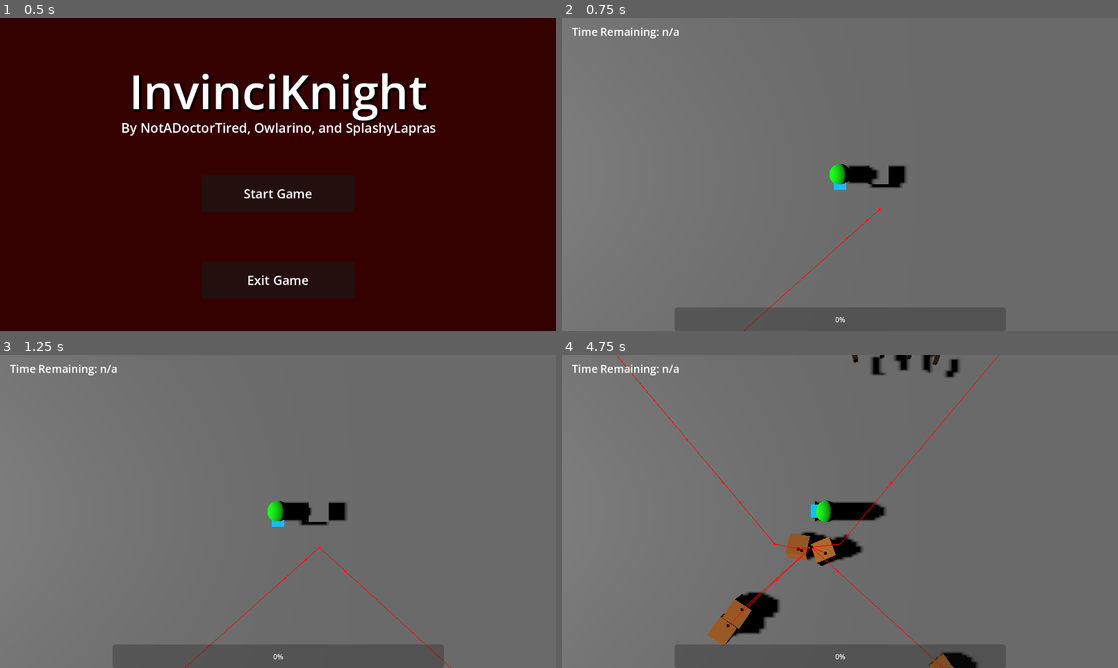
Above: before the commit, frames 1-4 (two rows, left to right).
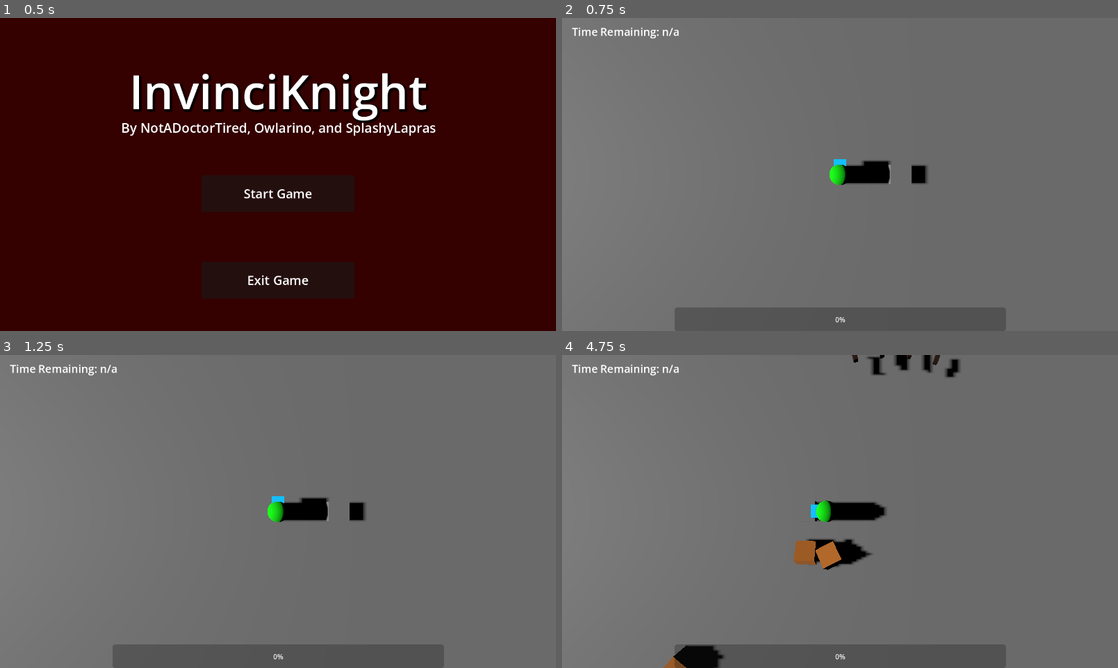
Above: after the commit, the same moments.

Repository: notadoctortired/InvinciKnight
Game: Godot game, scene res://Maps/Menus/main_menu.tscn
The game is run twice, just before and just after one commit, with the same random seed, the same clock (stepped at 60 frames per second) and the same inputs. Sound files missing from this copy of the repository are replaced by a short silence.
Inputs:
- Up to frame 1 (0.5 s): no input
- Up to frame 2 (0.75 s): click "Start Game" at 0.5 s
- Up to frame 3 (1.25 s): no input
- Up to frame 4 (4.75 s): hold D (right) 1.28-2.03 s; hold Space (attack) 1.28-2.03 s; hold S (down) 2.03-2.78 s; tap Space (attack) at 2.1, 3.05, 3.6 s; hold D (right) 2.78-3.53 s; hold E (toggle_attack) 2.78-3.53 s; hold W (up) 3.53-4.28 s; hold A (left) from 4.28 s (still down); hold Space (attack) from 4.28 s (still down)

Frame 1 is identical in both runs. In frame 2, 0.8% of the frame differs, in the area x 32-66%, y 45-100%; in frame 3, 0.9%; in frame 4, 3.3%, in the area x 9-79%, y 0-100%.
Error in both runs: Attempt to call function 'get_node' in base 'null instance' on a null instance. (res://Buildings/KOTH)

Commit message:
Added sorcerer summon sfx, tweaked variables across the board to make game easier

Diff:
--- a/AI/Peasant/peasant.tscn
+++ b/AI/Peasant/peasant.tscn
@@ -28,4 +28,3 @@
 transform = Transform3D(1, 0, 0, 0, 1, 0, 0, 0, 1, 0, -0.5, 0)
 
 [node name="NavigationAgent3D" type="NavigationAgent3D" parent="NavRoot" unique_id=1228599515]
-debug_enabled = true
--- a/AI/Sorcerer/sorcerer.tscn
+++ b/AI/Sorcerer/sorcerer.tscn
@@ -1,6 +1,7 @@
 [gd_scene format=3 uid="uid://wo0a7dga8xuw"]
 
 [ext_resource type="Script" uid="uid://x6anmiadkb3i" path="res://AI/Sorcerer/sorcerer_controller.gd" id="1_2aoss"]
+[ext_resource type="AudioStream" uid="uid://cmsg1uhpqenji" path="res://AI/Sorcerer/Resources/SFX_SorcererSpawn.mp3" id="2_cl27r"]
 
 [sub_resource type="StandardMaterial3D" id="StandardMaterial3D_2aoss"]
 albedo_color = Color(0.75686276, 0.08235294, 1, 1)
@@ -34,10 +35,10 @@
 transform = Transform3D(1, 0, 0, 0, 1, 0, 0, 0, 1, 0, -1, 0)
 
 [node name="NavigationAgent3D" type="NavigationAgent3D" parent="NavRoot" unique_id=287407204]
-debug_enabled = true
 
 [node name="AttackTimer" type="Timer" parent="." unique_id=844584872]
 
 [node name="SpawnSFX" type="AudioStreamPlayer3D" parent="." unique_id=874250283]
+stream = ExtResource("2_cl27r")
 
 [node name="MovementSFX" type="AudioStreamPlayer3D" parent="." unique_id=10045030]
--- a/AI/Sorcerer/sorcerer_attack.tscn
+++ b/AI/Sorcerer/sorcerer_attack.tscn
@@ -17,8 +17,8 @@
 [node name="SorcererAttack" type="CharacterBody3D" unique_id=1738256479]
 motion_mode = 1
 script = ExtResource("1_yyqp8")
-speed = 1000.0
-damage = 10.0
+speed = 900.0
+damage = 15.0
 despawn_time = 5.0
 
 [node name="MeshInstance3D" type="MeshInstance3D" parent="." unique_id=1759514541]
--- a/AI/Sorcerer/sorcerer_controller.gd
+++ b/AI/Sorcerer/sorcerer_controller.gd
@@ -25,6 +25,8 @@
 	navigation_agent.target_desired_distance = 0.5
 
 	actor_setup.call_deferred()
+
+	$SpawnSFX.play()
 
 	var koth = scene_root.get_node("KOTH")
 
--- a/AI/spawn_enemies.gd
+++ b/AI/spawn_enemies.gd
@@ -13,8 +13,6 @@
 
 @onready var peasant_timer = 0
 @onready var sorcerer_timer = sorcerer_delay
-
-var sorcerer_counter = []
 
 func _ready():
 	pass
@@ -47,20 +45,17 @@
 	peasant_timer = peasant_cooldown
 
 func spawn_sorcerer():
-	if not sorcerer_counter.size() >= 4:
-		var spawn_location = randi_range(0,get_children().size()-1)
-		spawn_location = get_child(spawn_location).position
+	var spawn_location = randi_range(0,get_children().size()-1)
+	spawn_location = get_child(spawn_location).position
 
-		# Loads enemy scene into PackedScene
-		var scene = load(sorcerer)
-		# Creates an instance of the unit
-		var instance = scene.instantiate()
+	# Loads enemy scene into PackedScene
+	var scene = load(sorcerer)
+	# Creates an instance of the unit
+	var instance = scene.instantiate()
 
-		# Sets the unit's position (adjusting it to be above the ground using the child node "Base")
-		# and adds it to the scene tree
-		instance.position = spawn_location - (2*instance.get_node("NavRoot").position)
-		get_tree().root.add_child(instance)
-
-		sorcerer_counter.append(instance)
+	# Sets the unit's position (adjusting it to be above the ground using the child node "Base")
+	# and adds it to the scene tree
+	instance.position = spawn_location - (2*instance.get_node("NavRoot").position)
+	get_tree().root.add_child(instance)
 
 	sorcerer_timer = sorcerer_cooldown
--- a/Buildings/KOTH Point/Scripts/koth_area.gd
+++ b/Buildings/KOTH Point/Scripts/koth_area.gd
@@ -3,6 +3,8 @@
 @export_category("Progress Variables")
 @export var progress_total: float
 @export var progress_mult: float
+
+var current_progress = 0
 
 @onready var enemies = []
 
@@ -10,22 +12,24 @@
 @onready var root = get_tree().root.get_child(0)
 @onready var player = root.get_node("Player/PlayerBody")
 
+@onready var progress_bar = player.get_node("PlayerUI/CaptureProgress")
+
 func _ready() -> void:
 	body_entered.connect(add_enemy)
 	body_exited.connect(remove_enemy)
 
-func _physics_process(_delta: float):
+	progress_bar.max_value = progress_total
+
+func _physics_process(delta: float):
 	if enemies.size() > 0:
-		progress_total += progress_mult*enemies.size()
+		current_progress += progress_mult*enemies.size()
 
-	if enemies.size() <= 0 and not progress_total <= 0:
-		progress_total -= progress_mult*2
+	if enemies.size() <= 0 and not current_progress <= 0:
+		current_progress -= progress_mult
 
-	var progress_bar = player.get_node("PlayerUI/CaptureProgress")
+	progress_bar.value = current_progress
 
-	progress_bar.value = progress_total
-
-	if progress_total >= 100:
+	if current_progress >= progress_total:
 		get_tree().change_scene_to_file("res://Maps/Menus/death.tscn")
 
 func add_enemy(body):
--- a/Buildings/KOTH Point/koth.tscn
+++ b/Buildings/KOTH Point/koth.tscn
@@ -21,6 +21,7 @@
 
 [node name="KOTHArea" type="Area3D" parent="." unique_id=1557360487]
 script = ExtResource("2_3yu1c")
+progress_total = 200.0
 progress_mult = 0.01
 
 [node name="CollisionShape3D" type="CollisionShape3D" parent="KOTHArea" unique_id=894227305]
--- a/Maps/level.tscn
+++ b/Maps/level.tscn
@@ -32,7 +32,7 @@
 shape = SubResource("BoxShape3D_u52ul")
 
 [node name="Player" parent="." unique_id=1806675999 instance=ExtResource("1_rdtea")]
-transform = Transform3D(1, 0, 0, 0, 1, 0, 0, 0, 1, 0, 2, 2)
+transform = Transform3D(1, 0, 0, 0, 1, 0, 0, 0, 1, 0, 1.5, 3)
 
 [node name="DirectionalLight3D" type="DirectionalLight3D" parent="." unique_id=1039218464]
 transform = Transform3D(1, 0, 0, 0, 0.8660254, 0.5, 0, -0.5, 0.8660254, 0, 5, 0)
@@ -54,8 +54,8 @@
 
 [node name="SpawnPoints" type="Node3D" parent="." unique_id=977383990]
 script = ExtResource("4_wy0yp")
-peasant_cooldown = 0.5
-sorcerer_cooldown = 15.0
+peasant_cooldown = 0.8
+sorcerer_cooldown = 8.0
 sorcerer_delay = 40.0
 
 [node name="Point1" type="Node3D" parent="SpawnPoints" unique_id=901588636]
--- a/Player/Scripts/Attacks/arrow_hit.gd
+++ b/Player/Scripts/Attacks/arrow_hit.gd
@@ -11,8 +11,3 @@
 func hit(body):
 	if body.has_method("damage") and body.get_child(0).name == "EnemyFlag":
 		body.damage(arrow.damage*damage_mult)
-
-	if body.has_method("hit") or body.name == "PlayerBody":
-		print("ignoring!")
-	else:
-		arrow.kill_actor()
Not shown, added: AI/Sorcerer/Resources/SFX_SorcererSpawn.mp3.import
Not shown, added: AI/Sorcerer/Resources/SFX_SorcererSpawn.mp3
